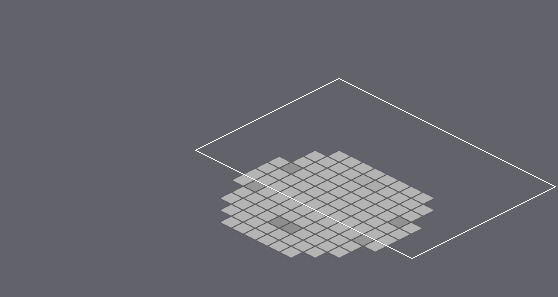
Tiled map: feng-zhi/assets/maps/training_ground/maps/training_ground_night.tmx. Above, an overview of the earlier version with the close-up marked.
Close-up. Earlier state:
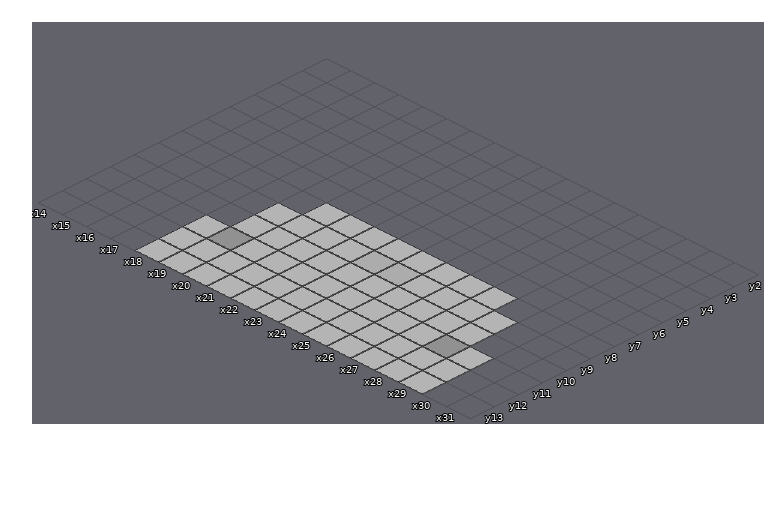
Cells are 64x32 px. Isometric: x runs down to the right, y down to the left. Shown: x 14..31, y 2..13. The commit also changed other parts of the map, which this record leaves out. The old version is drawn lined up with the new one.
After the commit:
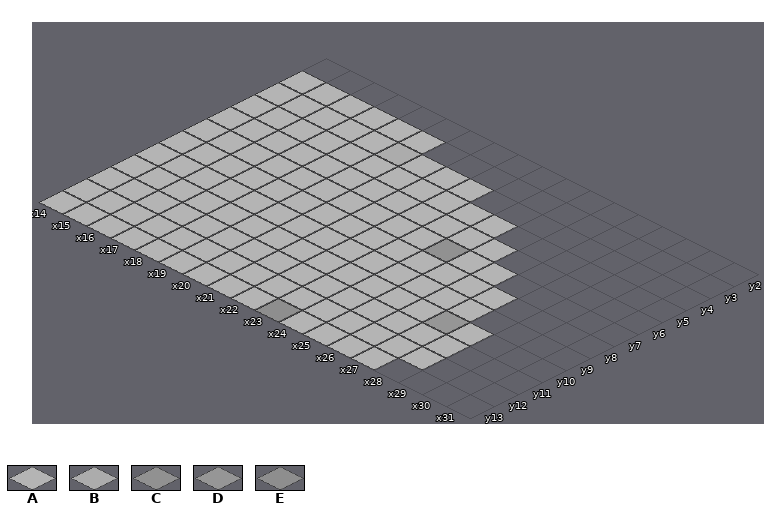
Key: from "training_ground_ground_tiles": A 0, B 5, C 6, D 9, E 10.
_ is an empty cell.
Tiles replaced or removed in this view: A, C.
The edit:
Changed rows in their new state; . is an unchanged cell.
map size 16x16 -> 32x28 cells (old content now starts at 16,6; both pictures use the new coordinates)
Layer "Ground":
first column x 14:
 3 AAAAAA..........
 4 AAAAAAAAA.......
 5 AAAAAAAAAAA.....
 6 AAAAAAAAAAAA....
 7 AAAAAAAAAAAAA...
 8 AAAAAA..........
 9 AAAAA........._.
10 AAAAA...........
11 AAAA..........._
12 AAAA..........._
13 AAAA..........__
Layer "Terrain":
first column x 19:
 4 B.........
 7 .....C....
10 ........D.
11 _........_
13 ....E.....
Changed places in both close-ups, as pixel boxes (x1, y1, x2, y2):
changed: (39, 71, 518, 286)
added: (256, 299, 301, 322)
changed: (375, 311, 518, 394)
